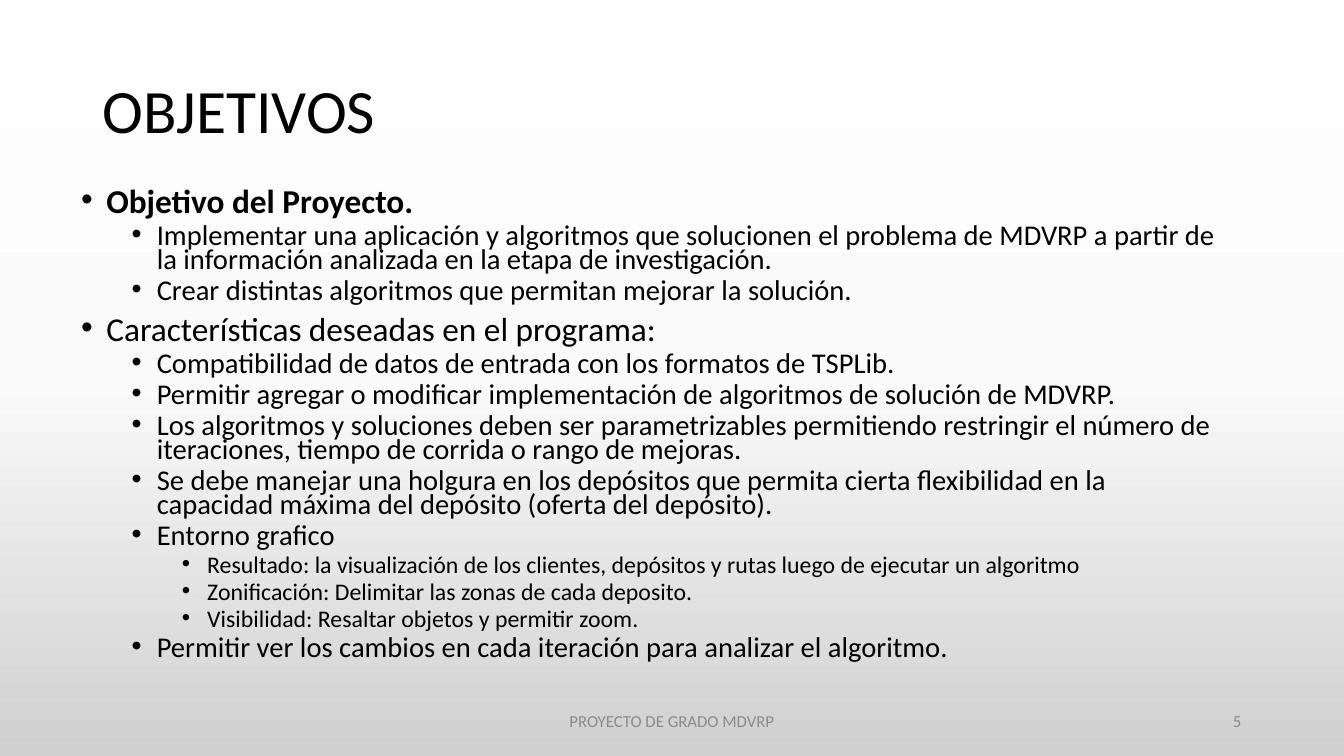
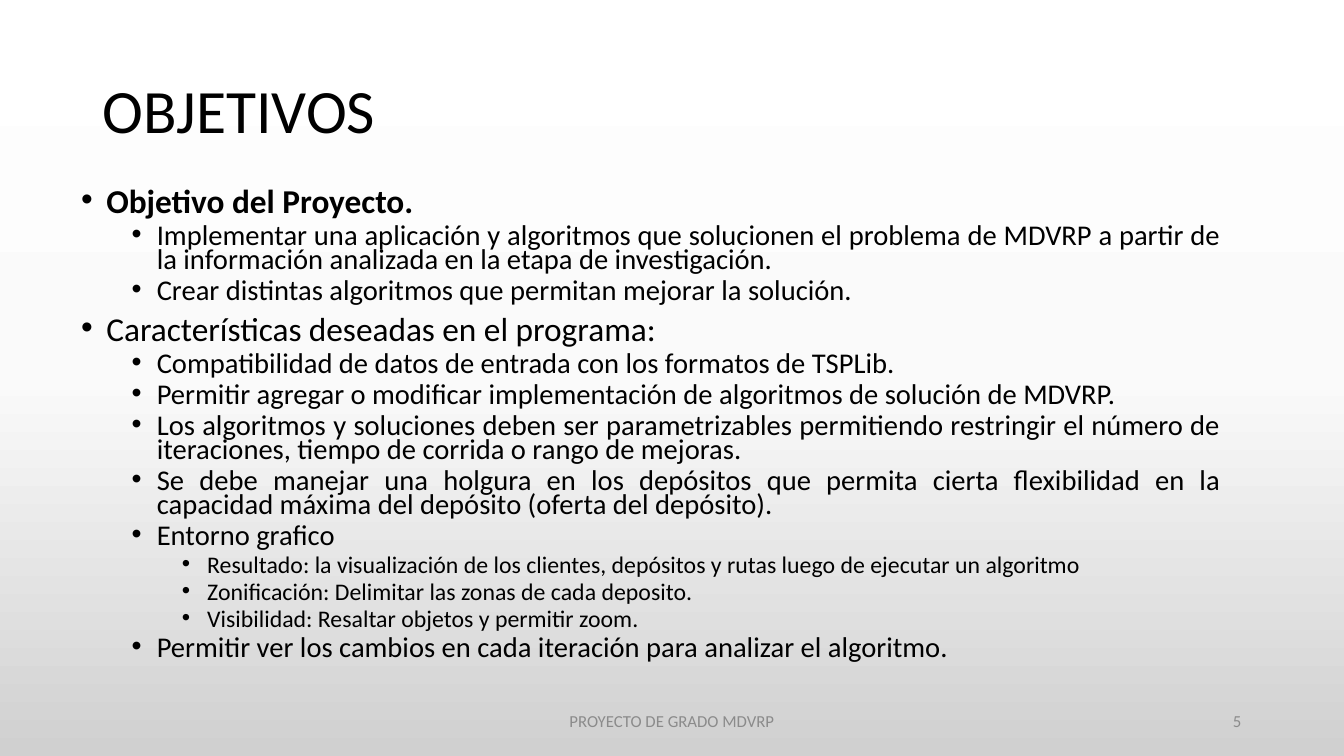
Before and after one commit to urubusale/proyvrp, a slide deck: slide 5 of Version/Documentación/MDVRP.pptx. Drawn at 1344x756 pixels with LibreOffice and Linux fonts; fonts in the diff are those of the drawing. Boxes give left, top, right and bottom in pixels: in the first picture for what was removed or moved away, otherwise in the second. Text is boxed around its words. In the diff, an @@ line names an element or a change of style, - is before the commit and + after.

```diff
--- a/Version/Documentación/MDVRP.pptx
+++ b/Version/Documentación/MDVRP.pptx
@@ text at [106,225,1219,662]: alignment left to justified @@
```
Also in this commit, not shown: 2 other slides changed.
